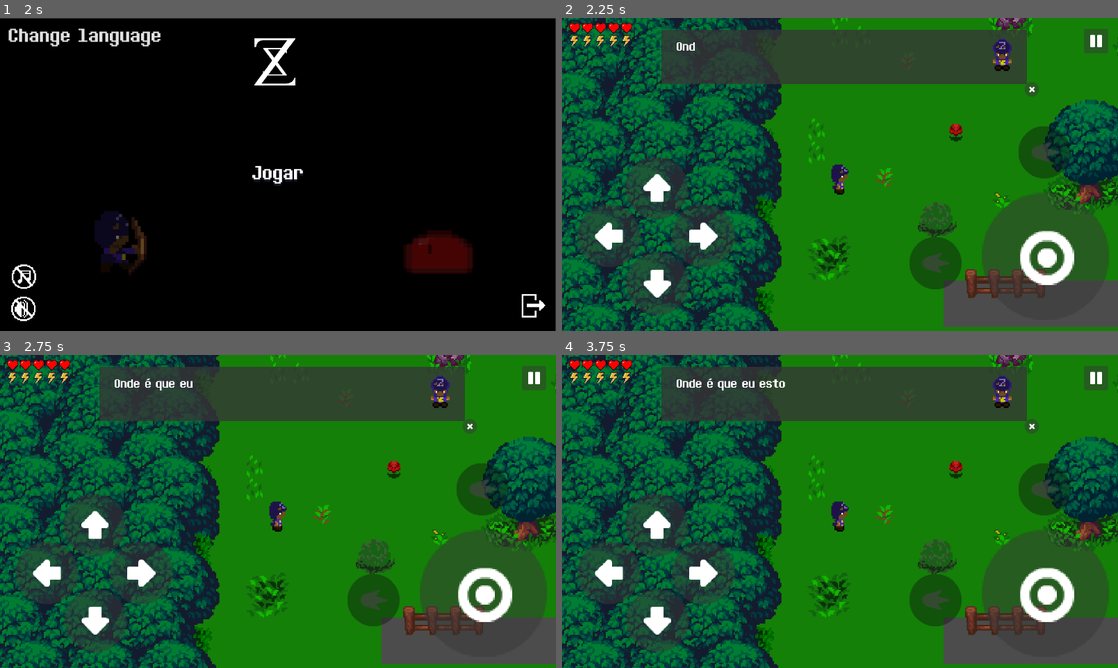
Above: before the commit, frames 1-4 (two rows, left to right).
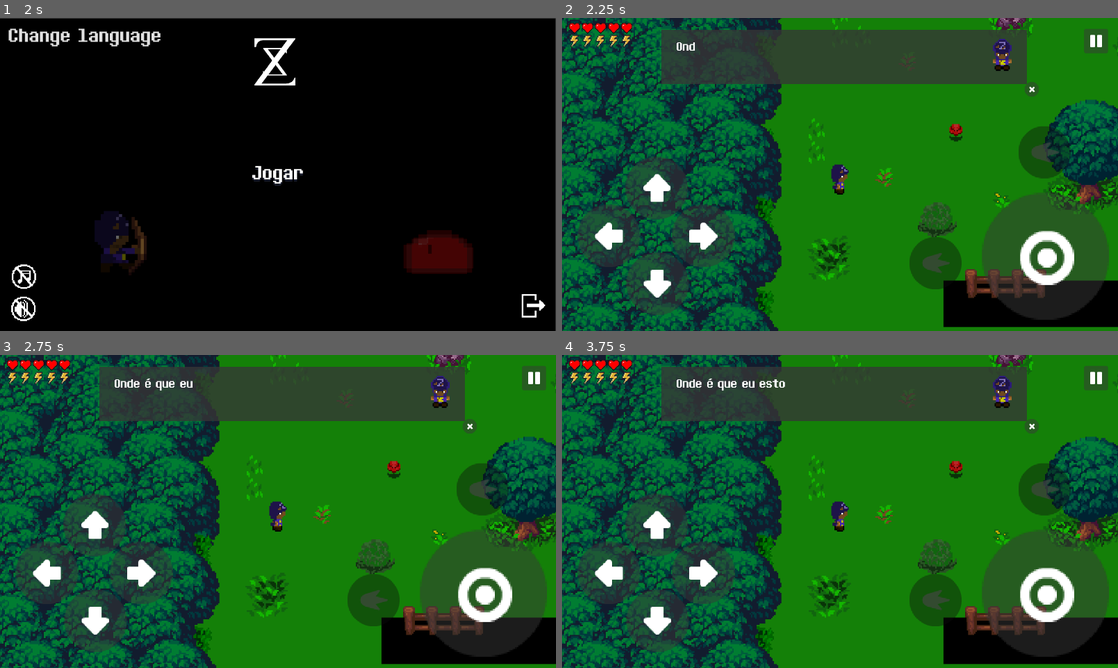
Above: after the commit, the same moments.

Repository: SynT8735/Blackout
Game: Godot game, scene res://Scenes/Menu/Menu.tscn
Same seed, same stepped clock (60 frames per second), same inputs: the game is played once before the commit and once after it. Video files are missing from this copy of the repository; at most half a second of black plays in their place.
Inputs (mouse positions are in pixels of both pictures, inside the frame that each line leads up to):
- Up to frame 1 (2 s): click (22, 277) at 0.52 s; click (22, 309) at 1.27 s
- Up to frame 2 (2.25 s): click "Jogar" at 2 s
- Up to frame 3 (2.75 s): no input
- Up to frame 4 (3.75 s): click (1095, 376) at 2.75 s; click "Voltar ao jogo" at 3.5 s

Frame 1 is identical in both runs. In frame 2, 4.0% of the frame differs, in the area x 68-100%, y 83-99%; in frame 3, 4.0%; in frame 4, 4.0%.

Commit message:
Blackout
- Added controllers for each SFX

Diff:
--- /dev/null
+++ b/Blackout/Organizado/Scenes/SFX/SFX_Arrow.tscn
@@ -0,0 +1,11 @@
+[gd_scene load_steps=2 format=2]
+
+[ext_resource path="res://assets/scripts/SFX_Arrow.gd" type="Script" id=1]
+
+[node name="SFX_Arrow" type="Control"]
+anchor_right = 1.0
+anchor_bottom = 1.0
+script = ExtResource( 1 )
+
+[node name="AudioStreamPlayer" type="AudioStreamPlayer" parent="."]
+volume_db = -18.0
--- /dev/null
+++ b/Blackout/Organizado/Scenes/SFX/SFX_Bow.tscn
@@ -0,0 +1,11 @@
+[gd_scene load_steps=2 format=2]
+
+[ext_resource path="res://assets/scripts/SFX_Bow.gd" type="Script" id=1]
+
+[node name="SFX_Bow" type="Control"]
+anchor_right = 1.0
+anchor_bottom = 1.0
+script = ExtResource( 1 )
+
+[node name="AudioStreamPlayer" type="AudioStreamPlayer" parent="."]
+volume_db = -18.0
--- /dev/null
+++ b/Blackout/Organizado/Scenes/SFX/SFX_Flask.tscn
@@ -0,0 +1,11 @@
+[gd_scene load_steps=2 format=2]
+
+[ext_resource path="res://assets/scripts/SFX_Flask.gd" type="Script" id=1]
+
+[node name="SFX_Flask" type="Control"]
+anchor_right = 1.0
+anchor_bottom = 1.0
+script = ExtResource( 1 )
+
+[node name="AudioStreamPlayer" type="AudioStreamPlayer" parent="."]
+volume_db = -18.0
--- /dev/null
+++ b/Blackout/Organizado/Scenes/SFX/SFX_MegaSlime_Jumping.tscn
@@ -0,0 +1,11 @@
+[gd_scene load_steps=2 format=2]
+
+[ext_resource path="res://assets/scripts/SFX_MegaSlime_Jumping.gd" type="Script" id=1]
+
+[node name="SFX_MegaSlime" type="Control"]
+anchor_right = 1.0
+anchor_bottom = 1.0
+script = ExtResource( 1 )
+
+[node name="AudioStreamPlayer" type="AudioStreamPlayer" parent="."]
+volume_db = -18.0
--- /dev/null
+++ b/Blackout/Organizado/Scenes/SFX/SFX_Slime_Jumping.tscn
@@ -0,0 +1,11 @@
+[gd_scene load_steps=2 format=2]
+
+[ext_resource path="res://assets/scripts/SFX_Slime_Jumping.gd" type="Script" id=1]
+
+[node name="SFX_Slime" type="Control"]
+anchor_right = 1.0
+anchor_bottom = 1.0
+script = ExtResource( 1 )
+
+[node name="AudioStreamPlayer" type="AudioStreamPlayer" parent="."]
+volume_db = -18.0
--- a/Blackout/Organizado/Scenes/World.tscn
+++ b/Blackout/Organizado/Scenes/World.tscn
@@ -20,10 +20,10 @@
 [ext_resource path="res://assets/HUD/transparentDark45.png" type="Texture" id=18]
 [ext_resource path="res://assets/font/Determination2.ttf" type="DynamicFontData" id=19]
 [ext_resource path="res://assets/scripts/first_dialogue.gd" type="Script" id=20]
-[ext_resource path="res://assets/sprites/PNG/sprites/Zell/Idle/idle_down.png" type="Texture" id=21]
-[ext_resource path="res://assets/sprites/PNG/sprites/ShadowSpirit/Ilde/ShadowSpirit/ShadowSpirit_0.png" type="Texture" id=22]
-[ext_resource path="res://assets/sprites/PNG/sprites/ShadowSpirit/Ilde/ShadowSpirit/ShadowSpirit_1.png" type="Texture" id=23]
-[ext_resource path="res://assets/sprites/PNG/sprites/ShadowSpirit/Ilde/ShadowSpirit/ShadowSpirit_2.png" type="Texture" id=24]
+[ext_resource path="res://assets/sprites/PNG/sprites/ShadowSpirit/Ilde/ShadowSpirit/ShadowSpirit_0.png" type="Texture" id=21]
+[ext_resource path="res://assets/sprites/PNG/sprites/ShadowSpirit/Ilde/ShadowSpirit/ShadowSpirit_1.png" type="Texture" id=22]
+[ext_resource path="res://assets/sprites/PNG/sprites/ShadowSpirit/Ilde/ShadowSpirit/ShadowSpirit_2.png" type="Texture" id=23]
+[ext_resource path="res://assets/sprites/PNG/sprites/Zell/Idle/idle_down.png" type="Texture" id=24]
 [ext_resource path="res://Scenes/player.tscn" type="PackedScene" id=25]
 [ext_resource path="res://Scenes/slime.tscn" type="PackedScene" id=26]
 [ext_resource path="res://assets/scripts/slime_boss.gd" type="Script" id=27]
@@ -37,15 +37,12 @@
 [ext_resource path="res://assets/sprites/PNG/sprites/Slime_boss/idle/Slime_boss/boss_slime07.png" type="Texture" id=35]
 [ext_resource path="res://assets/sprites/PNG/sprites/Slime_boss/idle/Slime_boss/boss_slime08.png" type="Texture" id=36]
 [ext_resource path="res://assets/sprites/PNG/sprites/Slime_boss/idle/Slime_boss/boss_slime09.png" type="Texture" id=37]
-[ext_resource path="res://assets/Sons/flecha.ogg" type="AudioStream" id=38]
-[ext_resource path="res://assets/Sons/Slime_Jump.ogg" type="AudioStream" id=39]
-[ext_resource path="res://assets/Sons/MegaSlime_Jump.ogg" type="AudioStream" id=40]
-[ext_resource path="res://assets/Sons/Arco_puxar.ogg" type="AudioStream" id=41]
-[ext_resource path="res://assets/Sons/Pickup_Coin7.wav" type="AudioStream" id=42]
-[ext_resource path="res://assets/sprites/pedra_block.png" type="Texture" id=43]
-[ext_resource path="res://Scenes/particles.tscn" type="PackedScene" id=44]
-[ext_resource path="res://assets/sprites/flask_2.png" type="Texture" id=45]
-[ext_resource path="res://assets/cutscene/Comp 1.ogv" type="VideoStream" id=46]
+[ext_resource path="res://assets/Sons/Slime_Jump.ogg" type="AudioStream" id=38]
+[ext_resource path="res://assets/Sons/MegaSlime_Jump.ogg" type="AudioStream" id=39]
+[ext_resource path="res://assets/sprites/pedra_block.png" type="Texture" id=40]
+[ext_resource path="res://Scenes/particles.tscn" type="PackedScene" id=41]
+[ext_resource path="res://assets/sprites/flask_2.png" type="Texture" id=42]
+[ext_resource path="res://assets/cutscene/Comp 1.ogv" type="VideoStream" id=43]
 
 [sub_resource type="DynamicFont" id=1]
 size = 72
@@ -65,22 +62,22 @@
 
 [sub_resource type="SpriteFrames" id=7]
 animations = [ {
-"frames": [ ExtResource( 21 ) ],
+"frames": [ ExtResource( 21 ), ExtResource( 22 ), ExtResource( 23 ) ],
+"loop": true,
+"name": "shadow_spirit",
+"speed": 5.0
+}, {
+"frames": [ ExtResource( 24 ) ],
 "loop": true,
 "name": "zell",
 "speed": 8.0
-}, {
-"frames": [ ExtResource( 22 ), ExtResource( 23 ), ExtResource( 24 ) ],
-"loop": true,
-"name": "shadow_spirit",
-"speed": 5.0
 } ]
 
 [sub_resource type="SpriteFrames" id=8]
 animations = [ {
 "frames": [ ExtResource( 28 ), ExtResource( 29 ), ExtResource( 30 ), ExtResource( 31 ), ExtResource( 32 ), ExtResource( 33 ), ExtResource( 34 ), ExtResource( 35 ), ExtResource( 36 ), ExtResource( 37 ) ],
 "loop": true,
-"name": "slime_boss",
+"name": "mega_slime",
 "speed": 8.0
 } ]
 
@@ -125,7 +122,7 @@
 visible = false
 position = Vector2( 221.603, 246.272 )
 scale = Vector2( 0.5, 0.5 )
-frame = 3
+frame = 0
 
 [node name="Map" parent="." instance=ExtResource( 3 )]
 position = Vector2( 1, -2 )
@@ -449,7 +446,7 @@
 [node name="AnimatedSprite" type="AnimatedSprite" parent="Slime_Boss"]
 scale = Vector2( 2, 2 )
 frames = SubResource( 8 )
-animation = "slime_boss"
+animation = "mega_slime"
 
 [node name="CollisionPolygon2D" type="CollisionPolygon2D" parent="Slime_Boss"]
 scale = Vector2( 2, 2 )
@@ -470,25 +467,13 @@
 
 [node name="Tween" type="Tween" parent="Slime_Boss"]
 
-[node name="ArrowShootSound" type="AudioStreamPlayer" parent="."]
+[node name="SlimeJumpingSound" type="AudioStreamPlayer" parent="."]
 stream = ExtResource( 38 )
 volume_db = -9.0
 
-[node name="SlimeJumpingSound" type="AudioStreamPlayer" parent="."]
+[node name="MegaSlimeJumpingSound" type="AudioStreamPlayer" parent="."]
 stream = ExtResource( 39 )
 volume_db = -9.0
-
-[node name="MegaSlimeJumpingSound" type="AudioStreamPlayer" parent="."]
-stream = ExtResource( 40 )
-volume_db = -9.0
-
-[node name="BowReloadSound" type="AudioStreamPlayer" parent="."]
-stream = ExtResource( 41 )
-volume_db = -9.0
-
-[node name="pickupPotion" type="AudioStreamPlayer" parent="."]
-stream = ExtResource( 42 )
-volume_db = -21.0
 
 [node name="trigger" type="Area2D" parent="."]
 position = Vector2( 2174.27, -151.23 )
--- a/Blackout/Organizado/Scenes/slime.tscn
+++ b/Blackout/Organizado/Scenes/slime.tscn
@@ -15,23 +15,12 @@
 [ext_resource path="res://assets/sprites/PNG/sprites/Slime/idle/Slime_Animation/slime_left11.png" type="Texture" id=13]
 [ext_resource path="res://assets/sprites/PNG/sprites/Slime/idle/Slime_Animation/slime_left12.png" type="Texture" id=14]
 [ext_resource path="res://assets/sprites/PNG/sprites/Slime/idle/Slime_Animation/slime_left13.png" type="Texture" id=15]
-[ext_resource path="res://assets/sprites/PNG/sprites/Slime/idle/Slime_Animation/slime_left14.png" type="Texture" id=16]
-[ext_resource path="res://assets/sprites/PNG/sprites/Slime/idle/Slime_Animation/slime_left15.png" type="Texture" id=17]
-[ext_resource path="res://assets/sprites/PNG/sprites/Slime/idle/Slime_Animation/slime_left16.png" type="Texture" id=18]
-[ext_resource path="res://assets/sprites/PNG/sprites/Slime/idle/Slime_Animation/slime_left17.png" type="Texture" id=19]
-[ext_resource path="res://assets/sprites/PNG/sprites/Slime/idle/Slime_Animation/slime_left18.png" type="Texture" id=20]
-[ext_resource path="res://assets/sprites/PNG/sprites/Slime/idle/Slime_Animation/slime_left19.png" type="Texture" id=21]
 
 [sub_resource type="SpriteFrames" id=1]
 animations = [ {
 "frames": [ ExtResource( 2 ), ExtResource( 3 ), ExtResource( 4 ), ExtResource( 5 ), ExtResource( 6 ), ExtResource( 7 ), ExtResource( 8 ), ExtResource( 9 ), ExtResource( 10 ), ExtResource( 11 ), ExtResource( 12 ), ExtResource( 13 ), ExtResource( 14 ), ExtResource( 15 ) ],
 "loop": true,
 "name": "slime",
-"speed": 15.0
-}, {
-"frames": [ ExtResource( 16 ), ExtResource( 17 ), ExtResource( 18 ), ExtResource( 19 ), ExtResource( 20 ), ExtResource( 21 ) ],
-"loop": false,
-"name": "slime_die",
 "speed": 15.0
 } ]
 
--- a/Blackout/Organizado/Scenes/slime_boss.tscn
+++ b/Blackout/Organizado/Scenes/slime_boss.tscn
@@ -1,68 +1,23 @@
-[gd_scene load_steps=45 format=2]
+[gd_scene load_steps=15 format=2]
 
 [ext_resource path="res://assets/scripts/slime_boss.gd" type="Script" id=1]
-[ext_resource path="res://assets/sprites/PNG/sprites/Slime/idle/Slime_back/slime_back_00.png" type="Texture" id=2]
-[ext_resource path="res://assets/sprites/PNG/sprites/Slime/idle/Slime_back/slime_back_01.png" type="Texture" id=3]
-[ext_resource path="res://assets/sprites/PNG/sprites/Slime/idle/Slime_back/slime_back_02.png" type="Texture" id=4]
-[ext_resource path="res://assets/sprites/PNG/sprites/Slime/idle/Slime_back/slime_back_03.png" type="Texture" id=5]
-[ext_resource path="res://assets/sprites/PNG/sprites/Slime/idle/Slime_back/slime_back_04.png" type="Texture" id=6]
-[ext_resource path="res://assets/sprites/PNG/sprites/Slime/idle/Slime_back/slime_back_05.png" type="Texture" id=7]
-[ext_resource path="res://assets/sprites/PNG/sprites/Slime/idle/Slime_back/slime_back_06.png" type="Texture" id=8]
-[ext_resource path="res://assets/sprites/PNG/sprites/Slime/idle/Slime_back/slime_back_07.png" type="Texture" id=9]
-[ext_resource path="res://assets/sprites/PNG/sprites/Slime/idle/Slime_back/slime_back_08.png" type="Texture" id=10]
-[ext_resource path="res://assets/sprites/PNG/sprites/Slime/idle/Slime_back/slime_back_09.png" type="Texture" id=11]
-[ext_resource path="res://assets/sprites/PNG/sprites/Slime/idle/Slime_back/slime_back_10.png" type="Texture" id=12]
-[ext_resource path="res://assets/sprites/PNG/sprites/Slime/idle/Slime_back/slime_back_11.png" type="Texture" id=13]
-[ext_resource path="res://assets/sprites/PNG/sprites/Slime/idle/Slime_back/slime_back_12.png" type="Texture" id=14]
-[ext_resource path="res://assets/sprites/PNG/sprites/Slime/idle/Slime_back/slime_back_13.png" type="Texture" id=15]
-[ext_resource path="res://assets/sprites/PNG/sprites/Slime/idle/Slime_back/slime_back_14.png" type="Texture" id=16]
-[ext_resource path="res://assets/sprites/PNG/sprites/Slime/idle/Slime_right/slime_right_00.png" type="Texture" id=17]
-[ext_resource path="res://assets/sprites/PNG/sprites/Slime/idle/Slime_right/slime_right_01.png" type="Texture" id=18]
-[ext_resource path="res://assets/sprites/PNG/sprites/Slime/idle/Slime_right/slime_right_02.png" type="Texture" id=19]
-[ext_resource path="res://assets/sprites/PNG/sprites/Slime/idle/Slime_right/slime_right_03.png" type="Texture" id=20]
-[ext_resource path="res://assets/sprites/PNG/sprites/Slime/idle/Slime_right/slime_right_04.png" type="Texture" id=21]
-[ext_resource path="res://assets/sprites/PNG/sprites/Slime/idle/Slime_right/slime_right_05.png" type="Texture" id=22]
-[ext_resource path="res://assets/sprites/PNG/sprites/Slime/idle/Slime_right/slime_right_06.png" type="Texture" id=23]
-[ext_resource path="res://assets/sprites/PNG/sprites/Slime/idle/Slime_right/slime_right_07.png" type="Texture" id=24]
-[ext_resource path="res://assets/sprites/PNG/sprites/Slime/idle/Slime_right/slime_right_08.png" type="Texture" id=25]
-[ext_resource path="res://assets/sprites/PNG/sprites/Slime/idle/Slime_right/slime_right_09.png" type="Texture" id=26]
-[ext_resource path="res://assets/sprites/PNG/sprites/Slime/idle/Slime_right/slime_right_10.png" type="Texture" id=27]
-[ext_resource path="res://assets/sprites/PNG/sprites/Slime/idle/Slime_right/slime_right_11.png" type="Texture" id=28]
-[ext_resource path="res://assets/sprites/PNG/sprites/Slime/idle/Slime_right/slime_right_12.png" type="Texture" id=29]
-[ext_resource path="res://assets/sprites/PNG/sprites/Slime/idle/Slime_right/slime_right_13.png" type="Texture" id=30]
-[ext_resource path="res://assets/sprites/PNG/sprites/Slime/idle/Slime_right/slime_right_14.png" type="Texture" id=31]
-[ext_resource path="res://assets/sprites/PNG/sprites/Slime_boss/idle/Boss_Slime_left/Boss_Slime_left_00.png" type="Texture" id=32]
-[ext_resource path="res://assets/sprites/PNG/sprites/Slime_boss/idle/Boss_Slime_left/Boss_Slime_left_01.png" type="Texture" id=33]
-[ext_resource path="res://assets/sprites/PNG/sprites/Slime_boss/idle/Boss_Slime_left/Boss_Slime_left_02.png" type="Texture" id=34]
-[ext_resource path="res://assets/sprites/PNG/sprites/Slime_boss/idle/Boss_Slime_left/Boss_Slime_left_03.png" type="Texture" id=35]
-[ext_resource path="res://assets/sprites/PNG/sprites/Slime_boss/idle/Boss_Slime_left/Boss_Slime_left_04.png" type="Texture" id=36]
-[ext_resource path="res://assets/sprites/PNG/sprites/Slime_boss/idle/Boss_Slime_left/Boss_Slime_left_05.png" type="Texture" id=37]
-[ext_resource path="res://assets/sprites/PNG/sprites/Slime_boss/idle/Boss_Slime_left/Boss_Slime_left_06.png" type="Texture" id=38]
-[ext_resource path="res://assets/sprites/PNG/sprites/Slime_boss/idle/Boss_Slime_left/Boss_Slime_left_07.png" type="Texture" id=39]
-[ext_resource path="res://assets/sprites/PNG/sprites/Slime_boss/idle/Boss_Slime_left/Boss_Slime_left_08.png" type="Texture" id=40]
-[ext_resource path="res://assets/sprites/PNG/sprites/Slime_boss/idle/Boss_Slime_left/Boss_Slime_left_09.png" type="Texture" id=41]
+[ext_resource path="res://assets/sprites/PNG/sprites/Slime_boss/idle/Slime_boss/boss_slime00.png" type="Texture" id=2]
+[ext_resource path="res://assets/sprites/PNG/sprites/Slime_boss/idle/Slime_boss/boss_slime01.png" type="Texture" id=3]
+[ext_resource path="res://assets/sprites/PNG/sprites/Slime_boss/idle/Slime_boss/boss_slime02.png" type="Texture" id=4]
+[ext_resource path="res://assets/sprites/PNG/sprites/Slime_boss/idle/Slime_boss/boss_slime03.png" type="Texture" id=5]
+[ext_resource path="res://assets/sprites/PNG/sprites/Slime_boss/idle/Slime_boss/boss_slime04.png" type="Texture" id=6]
+[ext_resource path="res://assets/sprites/PNG/sprites/Slime_boss/idle/Slime_boss/boss_slime05.png" type="Texture" id=7]
+[ext_resource path="res://assets/sprites/PNG/sprites/Slime_boss/idle/Slime_boss/boss_slime06.png" type="Texture" id=8]
+[ext_resource path="res://assets/sprites/PNG/sprites/Slime_boss/idle/Slime_boss/boss_slime07.png" type="Texture" id=9]
+[ext_resource path="res://assets/sprites/PNG/sprites/Slime_boss/idle/Slime_boss/boss_slime08.png" type="Texture" id=10]
+[ext_resource path="res://assets/sprites/PNG/sprites/Slime_boss/idle/Slime_boss/boss_slime09.png" type="Texture" id=11]
 
 [sub_resource type="SpriteFrames" id=1]
 animations = [ {
-"frames": [ ExtResource( 2 ), ExtResource( 3 ), ExtResource( 4 ), ExtResource( 5 ), ExtResource( 6 ), ExtResource( 7 ), ExtResource( 8 ), ExtResource( 9 ), ExtResource( 10 ), ExtResource( 11 ), ExtResource( 12 ), ExtResource( 13 ), ExtResource( 14 ), ExtResource( 15 ), ExtResource( 16 ) ],
+"frames": [ ExtResource( 2 ), ExtResource( 3 ), ExtResource( 4 ), ExtResource( 5 ), ExtResource( 6 ), ExtResource( 7 ), ExtResource( 8 ), ExtResource( 9 ), ExtResource( 10 ), ExtResource( 11 ) ],
 "loop": true,
-"name": "top",
-"speed": 8.0
-}, {
-"frames": [ ExtResource( 17 ), ExtResource( 18 ), ExtResource( 19 ), ExtResource( 20 ), ExtResource( 21 ), ExtResource( 22 ), ExtResource( 23 ), ExtResource( 24 ), ExtResource( 25 ), ExtResource( 26 ), ExtResource( 27 ), ExtResource( 28 ), ExtResource( 29 ), ExtResource( 30 ), ExtResource( 31 ) ],
-"loop": true,
-"name": "right",
-"speed": 8.0
-}, {
-"frames": [ ExtResource( 32 ), ExtResource( 33 ), ExtResource( 34 ), ExtResource( 35 ), ExtResource( 36 ), ExtResource( 37 ), ExtResource( 38 ), ExtResource( 39 ), ExtResource( 40 ), ExtResource( 41 ) ],
-"loop": true,
-"name": "left",
-"speed": 12.0
-}, {
-"frames": [  ],
-"loop": true,
-"name": "down",
-"speed": 24.0
+"name": "mega_slime",
+"speed": 10.0
 } ]
 
 [sub_resource type="CircleShape2D" id=2]
@@ -97,7 +52,7 @@
 [node name="AnimatedSprite" type="AnimatedSprite" parent="."]
 scale = Vector2( 2, 2 )
 frames = SubResource( 1 )
-animation = "left"
+animation = "mega_slime"
 
 [node name="CollisionPolygon2D" type="CollisionPolygon2D" parent="."]
 scale = Vector2( 2, 2 )
--- a/Blackout/Organizado/assets/scripts/KinematicBody2D.gd
+++ b/Blackout/Organizado/assets/scripts/KinematicBody2D.gd
@@ -40,6 +40,7 @@
 var is_taking_damage = false
 
 var is_playing = false
+var sfx = true
 
 var directionx
 var directiony
@@ -58,6 +59,14 @@
 	timer.set_wait_time(arrow_delay)
 	timer.connect("timeout", self, "on_timeout_complete")
 	add_child(timer)
+	$"/root/Menu".connect("SFX_off", self, "SFX_off_received")
+	$"/root/Menu".connect("SFX_on", self, "SFX_on_received")
+
+func SFX_off_received():
+	sfx = false
+
+func SFX_on_received():
+	sfx = true
 
 func on_timeout_complete():
 	can_shoot = true
@@ -126,7 +135,8 @@
 				sprite.play("Attack_Bow_Up")
 			tween.interpolate_property(self, "bow_power", 3, 8, 5, Tween.TRANS_LINEAR, Tween.EASE_IN_OUT)
 			tween.start()
-			BowReloadSound.play()
+			if sfx:
+				SFX_Bow.play("res://assets/Sons/Arco_puxar.ogg")
 		elif Input.is_action_just_released("ui_accept") and charging_bow and can_shoot:
 			charging_bow = false
 			tween.stop(self, "bow_power")
@@ -137,7 +147,8 @@
 			elif diry == -1:
 				sprite.play("Idle_Back")
 			var arrow_instance = arrow.instance()
-			ArrowShootSound.play()
+			if sfx:
+				SFX_Arrow.play("res://assets/Sons/flecha.ogg")
 
 			arrow_instance.init(directionx, directiony, bow_power, rot, offset)
 			get_parent().add_child(arrow_instance)
@@ -220,11 +231,12 @@
 		is_taking_damage = false
 
 func _on_potion_body_entered(body):
-	pickupPotion.play()
 	health = 10
 	print("Player Healed")
 	print(health)
 	potion.queue_free()
+	if sfx:
+		SFX_Flask.play("res://assets/Sons/Pickup_Coin7.wav")
 
 #Update Health
 onready var heart1 = get_tree().get_root().get_node("World/HUD/HP/Health1")
--- a/Blackout/Organizado/assets/scripts/Menu.gd
+++ b/Blackout/Organizado/assets/scripts/Menu.gd
@@ -1,5 +1,7 @@
 extends Control
 
+signal SFX_off
+signal SFX_on
 
 func _ready():
 	MusicController.play("res://assets/Sons/flauta_ed.ogg")
@@ -20,6 +22,17 @@
 	else:
 		MusicController.play("res://assets/Sons/flauta_ed.ogg")
 
+func _on_SFX_toggled(button_pressed):
+	if(button_pressed):
+		SFX_Arrow.stop()
+		SFX_Bow.stop()
+		SFX_Flask.stop()
+		SFX_MegaSlime_Jumping.stop()
+		SFX_Slime_Jumping.stop()
+		emit_signal("SFX_off")
+	else:
+		emit_signal("SFX_on")
+
 func _on_change_lang_pressed():
 	# little bit messy, it's simple switch between locales
 	if TranslationServer.get_locale() == "pt":
--- /dev/null
+++ b/Blackout/Organizado/assets/scripts/SFX_Arrow.gd
@@ -0,0 +1,14 @@
+extends Control
+
+# Load the music player node
+onready var _player = $AudioStreamPlayer
+
+# Calling this function will load the given track, and play it
+func play(track_url : String):
+    var track = load("res://assets/Sons/flecha.ogg")
+    _player.stream = track
+    _player.play()
+
+# Calling this function will stop the music
+func stop():
+    _player.stop()
--- /dev/null
+++ b/Blackout/Organizado/assets/scripts/SFX_Bow.gd
@@ -0,0 +1,14 @@
+extends Control
+
+# Load the music player node
+onready var _player = $AudioStreamPlayer
+
+# Calling this function will load the given track, and play it
+func play(track_url : String):
+    var track = load("res://assets/Sons/Arco_puxar.ogg")
+    _player.stream = track
+    _player.play()
+
+# Calling this function will stop the music
+func stop():
+    _player.stop()
--- /dev/null
+++ b/Blackout/Organizado/assets/scripts/SFX_Flask.gd
@@ -0,0 +1,14 @@
+extends Control
+
+# Load the music player node
+onready var _player = $AudioStreamPlayer
+
+# Calling this function will load the given track, and play it
+func play(track_url : String):
+    var track = load("res://assets/Sons/Pickup_Coin7.wav")
+    _player.stream = track
+    _player.play()
+
+# Calling this function will stop the music
+func stop():
+    _player.stop()
--- /dev/null
+++ b/Blackout/Organizado/assets/scripts/SFX_MegaSlime_Jumping.gd
@@ -0,0 +1,14 @@
+extends Control
+
+# Load the music player node
+onready var _player = $AudioStreamPlayer
+
+# Calling this function will load the given track, and play it
+func play(track_url : String):
+    var track = load("res://assets/Sons/MegaSlime_Jump.ogg")
+    _player.stream = track
+    _player.play()
+
+# Calling this function will stop the music
+func stop():
+    _player.stop()
--- /dev/null
+++ b/Blackout/Organizado/assets/scripts/SFX_Slime_Jumping.gd
@@ -0,0 +1,14 @@
+extends Control
+
+# Load the music player node
+onready var _player = $AudioStreamPlayer
+
+# Calling this function will load the given track, and play it
+func play(track_url : String):
+    var track = load("res://assets/Sons/Slime_Jump.ogg")
+    _player.stream = track
+    _player.play()
+
+# Calling this function will stop the music
+func stop():
+    _player.stop()
--- a/Blackout/Organizado/assets/scripts/slime.gd
+++ b/Blackout/Organizado/assets/scripts/slime.gd
@@ -8,6 +8,17 @@
 
 var velocity = Vector2.ZERO
 var player = null
+var sfx = true
+
+func _ready():
+	$"/root/Menu".connect("SFX_off", self, "SFX_off_received")
+	$"/root/Menu".connect("SFX_on", self, "SFX_on_received")
+
+func SFX_off_received():
+	sfx = false
+
+func SFX_on_received():
+	sfx = true
 
 func _physics_process(delta):
 	velocity = Vector2.ZERO
@@ -20,12 +31,14 @@
 func _on_Area2D_body_entered(body):
 	if body.name == "Player":
 		player = body
-		SlimeJumpingSound.play()
+		if sfx:
+			SFX_Slime_Jumping.play("Slime_Jump.ogg")
 
 func _on_Area2D_body_exited(body):
 	if body.name == "Player":
 		player = null
-		SlimeJumpingSound.stop()
+		if sfx:
+			SFX_Slime_Jumping.stop()
 
 func take_damage():
 	health -= 1
--- a/Blackout/Organizado/assets/scripts/slime_boss.gd
+++ b/Blackout/Organizado/assets/scripts/slime_boss.gd
@@ -10,6 +10,17 @@
 
 var velocity = Vector2.ZERO
 var player = null
+var sfx = true
+
+func _ready():
+	$"/root/Menu".connect("SFX_off", self, "SFX_off_received")
+	$"/root/Menu".connect("SFX_on", self, "SFX_on_received")
+
+func SFX_off_received():
+	sfx = false
+
+func SFX_on_received():
+	sfx = true
 
 func _physics_process(delta):
 	velocity = Vector2.ZERO
@@ -22,12 +33,14 @@
 func _on_Area2D_body_entered(body):
 	if body.name == "Player":
 		player = body
-		MegaSlimeJumpingSound.play()
+		if sfx:
+			SFX_MegaSlime_Jumping.play("MegaSlime_Jump.ogg")
 
 func _on_Area2D_body_exited(body):
 	if body.name == "Player":
 		player = null
-		MegaSlimeJumpingSound.stop()
+		if sfx:
+			SFX_MegaSlime_Jumping.stop()
 
 func take_damage():
 	health -= 1
@@ -36,7 +49,7 @@
 	$AnimationPlayer.play("taking_damage")
 
 func anim():
-	sprite.play("slime_boss")
+	sprite.play("mega_slime")
 
 func die():
 	if health <= 0:
--- a/Blackout/Organizado/project.godot
+++ b/Blackout/Organizado/project.godot
@@ -29,6 +29,12 @@
 
 global="*res://assets/scripts/global.gd"
 MusicController="*res://Scenes/MusicController.tscn"
+SFX_Arrow="*res://Scenes/SFX/SFX_Arrow.tscn"
+SFX_Bow="*res://Scenes/SFX/SFX_Bow.tscn"
+SFX_Flask="*res://Scenes/SFX/SFX_Flask.tscn"
+SFX_MegaSlime_Jumping="*res://Scenes/SFX/SFX_MegaSlime_Jumping.tscn"
+SFX_Slime_Jumping="*res://Scenes/SFX/SFX_Slime_Jumping.tscn"
+Menu="*res://Scenes/Menu/Menu.tscn"
 
 [display]
 
Not shown: 4 places in Blackout/Organizado/Scenes/World.tscn that only renumber resources
Not shown: 1 places in Blackout/Organizado/Scenes/slime.tscn that only renumber resources
